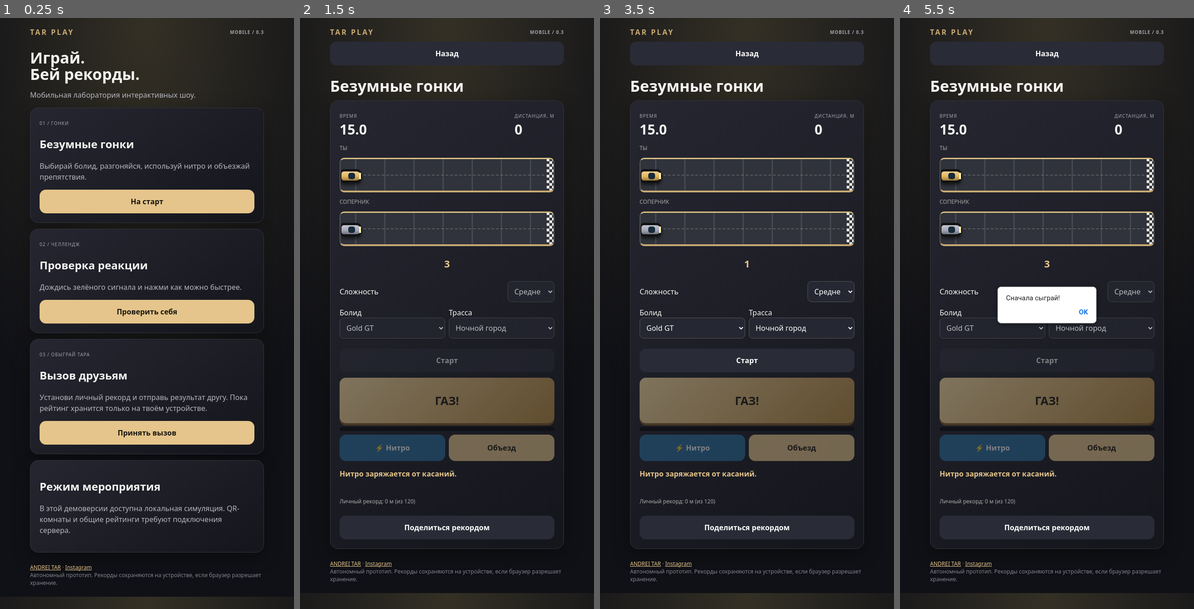
Above: before the commit, frames 1-4 (left to right).
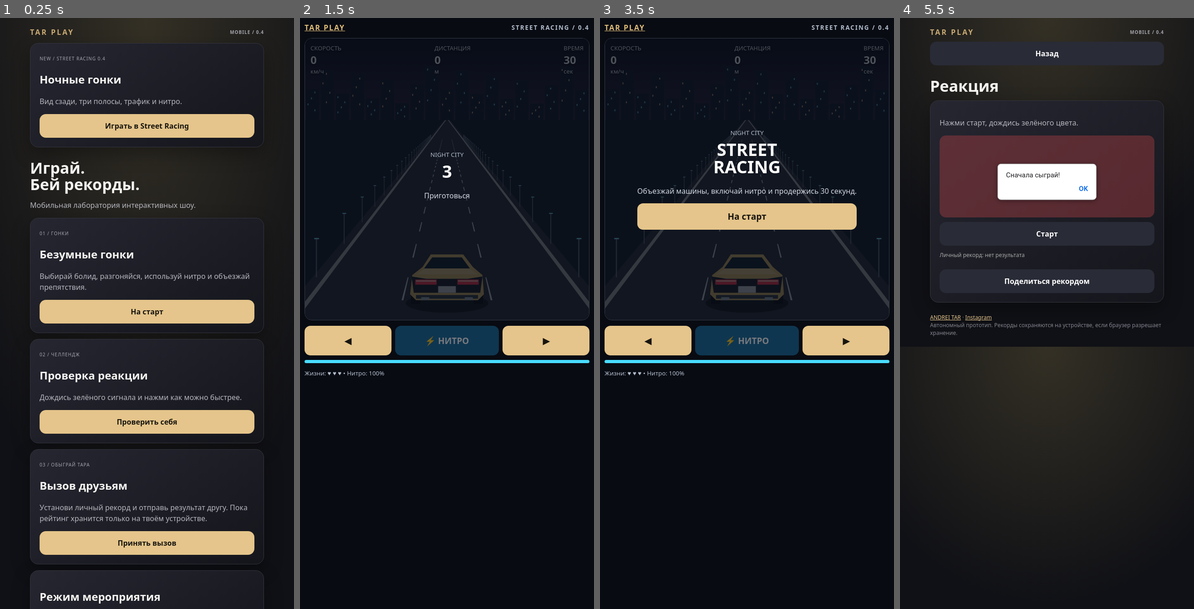
Above: after the commit, the same moments.

Repository: andtar86-ai/tar-play
Page: browser page index.html
Same seed, same stepped clock (60 frames per second), same inputs: the page is run once before the commit and once after it. When the page shows a pop-up message, it is drawn as a white box for half a second while everything else waits; a line starting with > is the answer the replay typed.
Inputs (mouse positions are in pixels of both pictures, inside the frame that each line leads up to):
- Up to frame 1 (0.25 s): no input
- Up to frame 2 (1.5 s): click "На старт" (after the commit: "Играть в Street Racing") at 0.27 s; click "Старт" (after the commit: "TAR PLAY") at 0.52 s; click (447, 124) at 0.77 s, where only the run after the commit has a clickable "Играть в Street Racing"; click (447, 218) at 1.27 s, where only the run after the commit has a clickable "На старт"
- Up to frame 3 (3.5 s): click (626, 29) at 1.77 s, where only the run after the commit has a clickable "TAR PLAY"; click (747, 313) at 1.87 s, where only the run after the commit has a clickable "На старт"; click (747, 360) at 2.02 s, where only the run after the commit has a clickable "Старт"; click "Поделиться рекордом" at 2.47 s; click "Назад" at 3.07 s; click "На старт" (after the commit: "Играть в Street Racing") at 3.27 s
- Up to frame 4 (5.5 s): click (947, 343) at 3.67 s, where only the run after the commit has a clickable "◀"; click (1146, 343) at 4.27 s, where only the run after the commit has a clickable "▶"; click "Старт" (after the commit: "На старт") at 4.52 s; click (926, 29) at 4.77 s, where only the run after the commit has a clickable "TAR PLAY"; click (1047, 419) at 4.87 s, where only the run after the commit has a clickable "Проверить себя"; click "Поделиться рекордом" at 5.47 s

The runs differ from the first frame. In frame 1, 18% of the frame differs, in the area x 10-90%, y 2-100%; in frame 2, 44%; in frame 3, 45%, in the area x 1-99%, y 0-100%; in frame 4, 29%.

Commit message:
Link Street Racing from main menu

Diff:
--- a/index.html
+++ b/index.html
@@ -1,5 +1,5 @@
 <!doctype html><html lang="ru"><head><meta charset="utf-8"><meta name="viewport" content="width=device-width,initial-scale=1,viewport-fit=cover"><title>TAR PLAY Mobile</title><style>
-*{box-sizing:border-box}body{margin:0;background:#101116;col …(3853 unchanged characters)… main><header>TAR PLAY <small>MOBILE / 0.3</small></header><section id="home"><h1>Играй.<br>Бей рекорды.</h1><p>Мобил …(3172 unchanged characters)…
+*{box-sizing:border-box}body{margin:0;background:#101116;col …(3853 unchanged characters)… main><header>TAR PLAY <small>MOBILE / 0.4</small></header><section id="home"><div class="card"><small>NEW / STREET RACING 0.4</small><h2>Ночные гонки</h2><p>Вид сзади, три полосы, трафик и нитро.</p><button onclick="location.href='street.html'">Играть в Street Racing</button></div><h1>Играй.<br>Бей рекорды.</h1><p>Мобил …(3172 unchanged characters)…
 const $=id=>document.getElementById(id);let distance=0,energy=0,obstacle=0,nextObstacle=0,boostUntil=0,slowUntil=0,botD …(1698 unchanged characters)…
 function hud(){ $('charge').style.width=energy+'%';$('nitro').disabled=!active||energy<100;$('dodge').disabled=!active||!obstacle;pos('player',distance/120);$('score').textContent=Math.floor(distance); }
 function runRace(){road(true);clearInterval(interval);distance=0;energy=0;obstacle=0;boostUntil=0;slowUntil=0;botDistan …(893 unchanged characters)…
